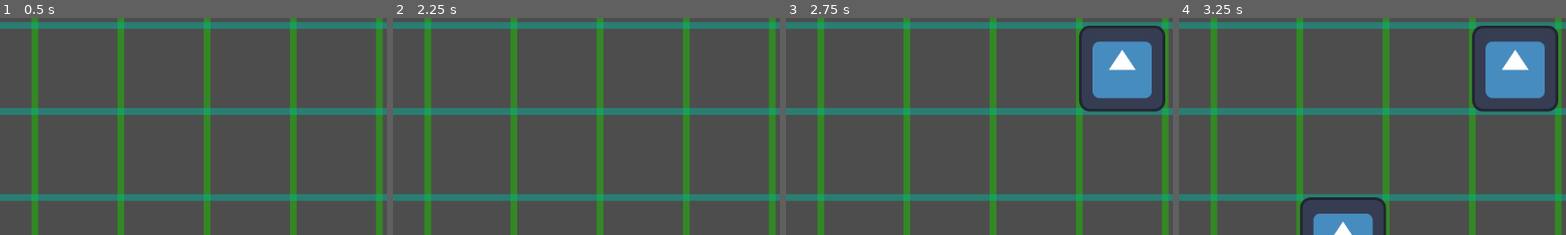
Above: before the commit, frames 1-4 (left to right).
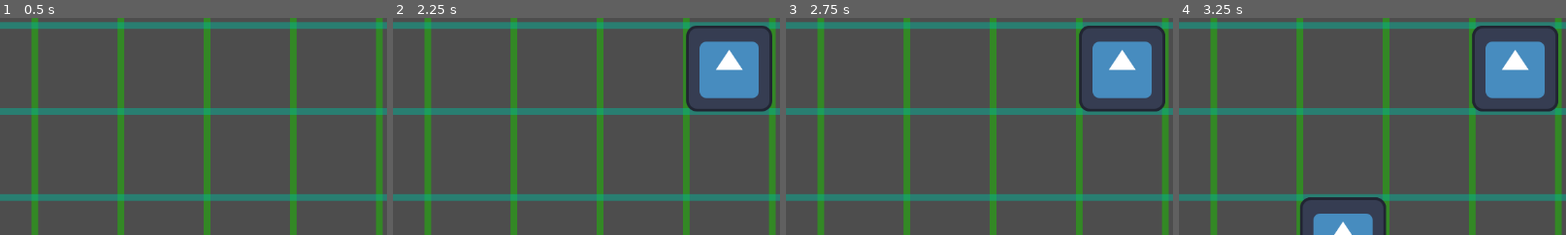
Above: after the commit, the same moments.

Repository: icebear-mc/Genesis
Game: Godot game, scene res://scenes/world.tscn
The game is run twice, just before and just after one commit, with the same random seed, the same clock (stepped at 60 frames per second) and the same inputs. The engine's default icon, where the game draws it, is replaced by a stand-in: a white triangle on a blue panel in a dark square.
Inputs (mouse positions are % of the whole screen's width and height, from its top left):
- Up to frame 1 (0.5 s): no input
- Up to frame 2 (2.25 s): tap Enter (ui_accept) at 0.5, 0.77, 0.8, 1.07, 1.25, 2 s; move the mouse to (72, 45) at 0.52 s; tap Insert (summon_node, bound only after the commit) at 0.6 s; click (72, 45) at 0.67 s; drag from (67, 40) to (45, 70) at 1.27 s; move the mouse to (67, 40) at 2.02 s; tap Delete (del_node) at 2.1 s; click (67, 40) at 2.17 s
- Up to frame 3 (2.75 s): tap Enter (ui_accept) at 2.3 s
- Up to frame 4 (3.25 s): tap Enter (ui_accept) at 2.75 s; drag from (45, 70) to (20, 35) at 2.77 s
The pictures show only the part of the screen within x 23-73%, y 29-78%; the shares and areas given below are measured in that part.

Frame 1 is identical in both runs. In frame 2, 5.3% of the frame differs, in the area x 75-98%, y 3-44%; in frame 3, less than 0.1%; in frame 4, less than 0.1%.

Commit message:
major version 0.2
removing mouse controls, added check if object was placed outside of the grid

Diff:
--- a/project.godot
+++ b/project.godot
@@ -11,7 +11,7 @@
 [application]
 
 config/name="Genesis"
-config/version="0.1.6a"
+config/version="0.2.0"
 run/main_scene="uid://cxwoig5vohwof"
 config/features=PackedStringArray("4.6", "GL Compatibility")
 config/icon="res://assets/icons/icon.svg"
@@ -31,6 +31,15 @@
 "events": [Object(InputEventKey,"resource_local_to_scene":false,"resource_name":"","device":-1,"window_id":0,"alt_press …(195 unchanged characters)…
 , Object(InputEventKey,"resource_local_to_scene":false,"resource_name":"","device":-1,"window_id":0,"alt_pressed":false …(183 unchanged characters)…
 , Object(InputEventKey,"resource_local_to_scene":false,"resource_name":"","device":-1,"window_id":0,"alt_pressed":false …(186 unchanged characters)…
+, Object(InputEventMouseButton,"resource_local_to_scene":false,"resource_name":"","device":-1,"window_id":0,"alt_pressed":false,"shift_pressed":false,"ctrl_pressed":false,"meta_pressed":false,"button_mask":2,"position":Vector2(217, 13),"global_position":Vector2(229, 73),"factor":1.0,"button_index":2,"canceled":false,"pressed":true,"double_click":false,"script":null)
+]
+}
+summon_node={
+"deadzone": 0.2,
+"events": [Object(InputEventKey,"resource_local_to_scene":false,"resource_name":"","device":-1,"window_id":0,"alt_pressed":false,"shift_pressed":false,"ctrl_pressed":false,"meta_pressed":false,"pressed":false,"keycode":0,"physical_keycode":4194311,"key_label":0,"unicode":0,"location":0,"echo":false,"script":null)
+, Object(InputEventKey,"resource_local_to_scene":false,"resource_name":"","device":-1,"window_id":0,"alt_pressed":false,"shift_pressed":false,"ctrl_pressed":false,"meta_pressed":false,"pressed":false,"keycode":0,"physical_keycode":65,"key_label":0,"unicode":97,"location":0,"echo":false,"script":null)
+, Object(InputEventKey,"resource_local_to_scene":false,"resource_name":"","device":-1,"window_id":0,"alt_pressed":false,"shift_pressed":false,"ctrl_pressed":false,"meta_pressed":false,"pressed":false,"keycode":0,"physical_keycode":4194309,"key_label":0,"unicode":0,"location":0,"echo":false,"script":null)
+, Object(InputEventMouseButton,"resource_local_to_scene":false,"resource_name":"","device":-1,"window_id":0,"alt_pressed":false,"shift_pressed":false,"ctrl_pressed":false,"meta_pressed":false,"button_mask":1,"position":Vector2(278, 12),"global_position":Vector2(290, 72),"factor":1.0,"button_index":1,"canceled":false,"pressed":true,"double_click":false,"script":null)
 ]
 }
 
--- a/scenes/world.tscn
+++ b/scenes/world.tscn
@@ -13,9 +13,9 @@
 position_smoothing_enabled = true
 position_smoothing_speed = 16.0
 script = ExtResource("1_nnsk1")
-controls = 3
 
 [node name="GridDisplay" type="Node2D" parent="." unique_id=1307953482]
+position = Vector2(-3200, -3200)
 script = ExtResource("3_4wyf3")
 grid_size = Vector2(50, 50)
 line_size = Vector2(10, 10)
--- a/scripts/camera.gd
+++ b/scripts/camera.gd
@@ -3,17 +3,10 @@
 var dragging := false
 var drag_controller
 
-enum MouseControls {
-	left_button = MOUSE_BUTTON_LEFT,
-	right_button = MOUSE_BUTTON_RIGHT,
-	middle_button = MOUSE_BUTTON_MIDDLE,
-	both
-}
 
 @export var zoom_speed := 0.04
 @export var min_zoom := 0.1
 @export var max_zoom := 2.5
-@export var controls : MouseControls = MouseControls.both
 
 
 func _ready() -> void:
@@ -23,18 +16,14 @@
 func _unhandled_input(event):
 	if event is InputEventMouseButton:
 
-		if controls != MouseControls.both:
-			if event.button_index == controls:
-				dragging = event.pressed
-		else:
-			if event.button_index == MOUSE_BUTTON_LEFT or event.button_index == MOUSE_BUTTON_RIGHT:
-				dragging = event.pressed
+		if event.button_index == MOUSE_BUTTON_MIDDLE:
+			dragging = event.pressed
 
 		match event.button_index:
 			MOUSE_BUTTON_WHEEL_DOWN:
 				zoom -= Vector2.ONE * zoom_speed
 
-			MOUSE_BUTTON_WHEEL_DOWN:
+			MOUSE_BUTTON_WHEEL_UP:
 				zoom += Vector2.ONE * zoom_speed
 
 	if event is InputEventMouseMotion and dragging:
--- a/scripts/factory.gd
+++ b/scripts/factory.gd
@@ -6,6 +6,10 @@
 	if Input.is_action_just_pressed("del_node") and hovered:
 		queue_free()
 
+func _ready() -> void:
+	if position.x < -3136.0 or position.x > 3136.0 or position .y < -3136.0 or position.y > 3136.0:
+		queue_free()
+
 func _on_area_2d_mouse_entered() -> void:
 	hovered = true
 
--- a/scripts/world.gd
+++ b/scripts/world.gd
@@ -14,5 +14,5 @@
 	add_child(factory_instance)
 
 func _process(delta: float) -> void:
-	if Input.is_action_just_pressed("ui_accept"):
+	if Input.is_action_just_pressed("summon_node"):
 		spawn_factory(snap_to_grid(get_global_mouse_position()))
